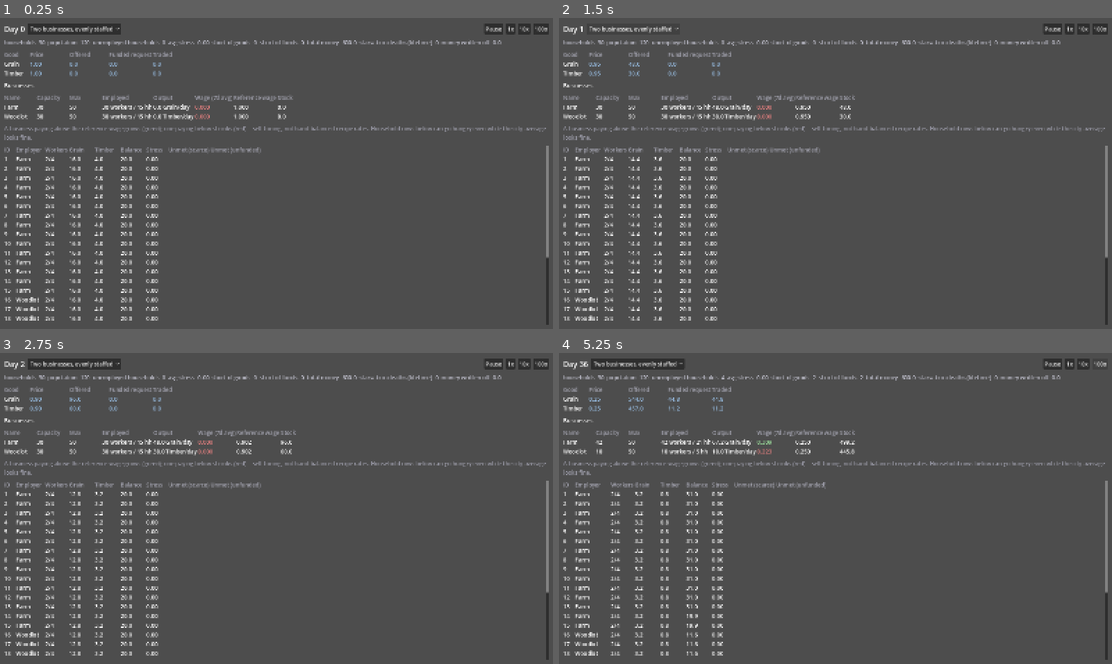
Above: before the commit, frames 1-4 (two rows, left to right).
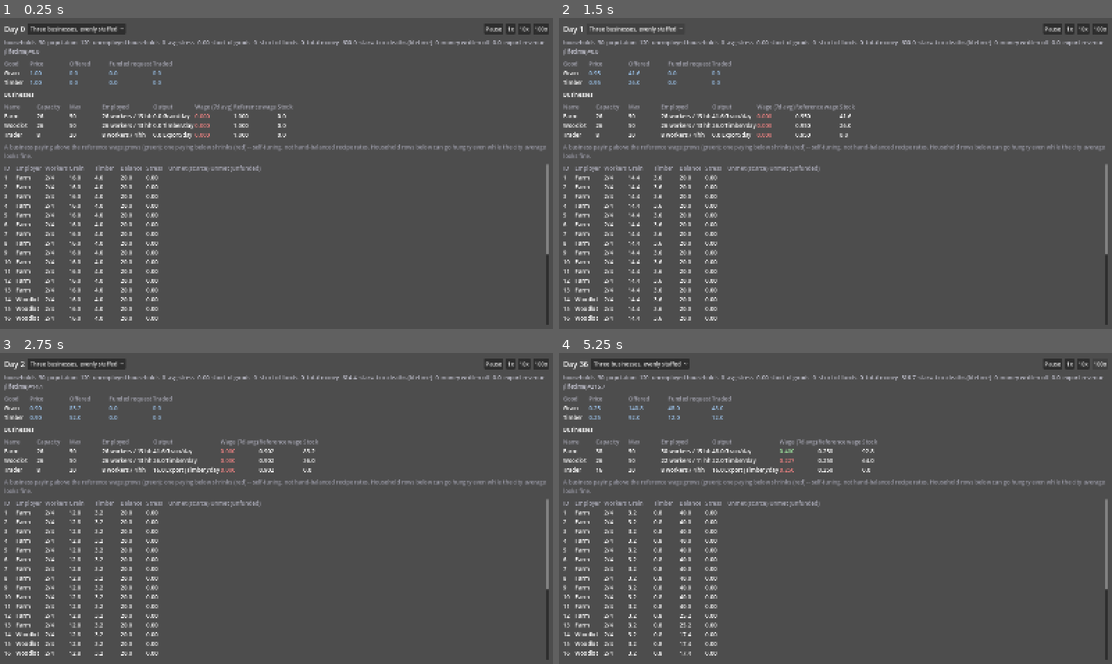
Above: after the commit, the same moments.

Repository: forsman5/sitka
Game: Godot game, scene res://scenes/sim/he_dashboard.tscn
Same seed, same stepped clock (60 frames per second), same inputs: the game is played once before the commit and once after it. This scene is started directly instead of the project's main scene.
Inputs (mouse positions are in pixels of both pictures, inside the frame that each line leads up to):
- Up to frame 1 (0.25 s): no input
- Up to frame 2 (1.5 s): click (630, 30) at 0.5 s, where only the run before the commit has a clickable "Two businesses, evenly staffed"; click (636, 30) at 1.25 s, where only the run after the commit has a clickable "Three businesses, evenly staf…"
- Up to frame 3 (2.75 s): tap Enter at 2 s; move the mouse to (398, 492) at 2.02 s; hold Right (ui_right) from 2.03 s (still down); hold Alt from 2.03 s (still down); click (398, 492) at 2.17 s
- Up to frame 4 (5.25 s): release Right (ui_right) at 2.75 s; release Alt at 2.75 s; click "1x" at 2.75 s; click "10x" at 3.5 s; click (641, 365) at 4.25 s, where only the run after the commit has a clickable "Three businesses, evenly staf…"; click "100x" at 5 s

The runs differ from the first frame. In frame 1, 5.8% of the frame differs, in the area x 0-100%, y 1-98%; in frame 2, 5.9%; in frame 3, 6.1%; in frame 4, 7.6%.

Commit message:
WIP: Add Trader as a third H1 household-economy workplace
Committed locally so origin/master can be merged in cleanly; still
pending in-engine verification before this lands on master. See prior
conversation turn for full design rationale.

Co-Authored-By: Claude Sonnet 5 <noreply@anthropic.com>

Diff:
--- a/scripts/sim/harness/run_household_economy.gd
+++ b/scripts/sim/harness/run_household_economy.gd
@@ -34,8 +34,8 @@
 
 func _check_determinism() -> void:
 	print("\n=== Determinism ===")
-	var a := _new_sim("build_two_business_economy")
-	var b := _new_sim("build_two_business_economy")
+	var a := _new_sim("build_three_business_economy")
+	var b := _new_sim("build_three_business_economy")
 	a.advance_ticks(120)
 	b.advance_ticks(120)
 	var mismatch := false
@@ -48,16 +48,18 @@
 	if not mismatch:
 		print("  two same-seed 120-day runs produced identical household, business, and city summaries")
 
-## Goods and money reconcile as opening + produced - consumed (goods) /
-## opening - written_off (money), across BOTH households and businesses;
-## wages and market trades are transfers that net to zero; nothing goes
-## negative. A starvation death is the one place value legitimately leaves
-## the closed system, and it's explicitly logged (money_written_off/
-## goods_written_off) rather than just silently not adding up -- so the
-## reconciliation formula accounts for it instead of ignoring it.
+## Goods and money reconcile as opening + produced - consumed - exported
+## (goods) / opening - written_off + export_revenue (money), across BOTH
+## households and businesses; wages and market trades are transfers that
+## net to zero; nothing goes negative. A starvation death is the one place
+## value legitimately leaves the closed system, and the Trader's exports
+## are the one place NEW money legitimately enters it (see
+## he_simulation.gd's _export_revenue_total doc comment) -- both are
+## explicitly logged rather than just silently not adding up, so the
+## reconciliation formula accounts for them instead of ignoring them.
 func _check_conservation() -> void:
-	print("\n=== Conservation: goods and money reconcile (write-offs accounted), nothing negative ===")
-	var sim := _new_sim("build_two_business_economy")
+	print("\n=== Conservation: goods and money reconcile (write-offs/exports accounted), nothing negative ===")
+	var sim := _new_sim("build_three_business_economy")
 	sim.advance_ticks(365)
 	var history := sim.get_daily_history(365)
 
@@ -69,11 +71,12 @@
 			var opening: float = record["opening_stock"][name]
 			var produced: float = record["produced"].get(name, 0.0)
 			var consumed: float = record["consumed"].get(name, 0.0)
+			var exported: float = (record["exported"] as Dictionary).get(name, 0.0)
 			var written_off: float = (record["goods_written_off"] as Dictionary).get(c, 0.0)
 			var closing: float = record["closing_stock"][name]
-			var expected: float = opening + produced - consumed - written_off
+			var expected: float = opening + produced - consumed - exported - written_off
 			worst_stock_gap = max(worst_stock_gap, abs(closing - expected))
-		var expected_money: float = record["opening_money"] - float(record["money_written_off"])
+		var expected_money: float = record["opening_money"] - float(record["money_written_off"]) + float(record["export_revenue"])
 		worst_money_gap = max(worst_money_gap, abs(record["closing_money"] - expected_money))
 
 	print("  worst stock reconciliation gap over 365 days: %.4f" % worst_stock_gap)
--- a/scripts/sim/household_economy/data/he_scenario_seeds.gd
+++ b/scripts/sim/household_economy/data/he_scenario_seeds.gd
@@ -1,9 +1,9 @@
 class_name HEScenarioSeeds
 extends RefCounted
 
-## Authored H1 test worlds: one settlement, two city-owned businesses
-## (Farm, Woodlot), and a population of pure-labor households. Each returns
-## {settlement, households, businesses} so HESimulation.new(seed,
+## Authored H1 test worlds: one settlement, three city-owned businesses
+## (Farm, Woodlot, Trader), and a population of pure-labor households. Each
+## returns {settlement, households, businesses} so HESimulation.new(seed,
 ## Callable(HEScenarioSeeds, "...")) can run it directly.
 
 const Commodity = preload("res://scripts/sim/records/commodity.gd")
@@ -20,10 +20,15 @@
 
 const FARM_BUSINESS_ID := 1
 const WOODLOT_BUSINESS_ID := 2
+const TRADER_BUSINESS_ID := 3
 
 const HOUSEHOLD_COUNT := 30
 const FARM_MAX_CAPACITY := 50
 const WOODLOT_MAX_CAPACITY := 50
+## Smaller ceiling than the production businesses -- the Trader is meant to
+## stay a release valve for surplus, not grow into the settlement's
+## dominant employer.
+const TRADER_MAX_CAPACITY := 20
 
 const STARTING_BALANCE := 20.0
 ## A short cushion, not a permanent living -- these scenarios exist to
@@ -38,18 +43,21 @@
 static func _woodlot_recipe() -> Recipe:
 	return Recipe.new("woodlot", {}, {Commodity.Type.TIMBER: 1.0})
 
-## `farm_capacity`/`woodlot_capacity` are both the business's STARTING
-## capacity and how many workers are actually assigned there on day one
-## (they should sum to HOUSEHOLD_COUNT * WORKER_CAPACITY so nobody starts
-## unemployed by construction, unless a scenario deliberately wants that).
-static func _build_world(farm_capacity: int, woodlot_capacity: int) -> Dictionary:
+## `farm_capacity`/`woodlot_capacity`/`trader_capacity` are each business's
+## STARTING capacity and how many workers are actually assigned there on
+## day one (they should sum to HOUSEHOLD_COUNT * WORKER_CAPACITY so nobody
+## starts unemployed by construction, unless a scenario deliberately wants
+## that).
+static func _build_world(farm_capacity: int, woodlot_capacity: int, trader_capacity: int) -> Dictionary:
 	var settlement := HESettlement.new(SETTLEMENT_ID, "Testholm")
 	var businesses: Dictionary[int, HEBusiness] = {
 		FARM_BUSINESS_ID: HEBusiness.new(FARM_BUSINESS_ID, "Farm", _farm_recipe(), FARM_MAX_CAPACITY, farm_capacity),
 		WOODLOT_BUSINESS_ID: HEBusiness.new(WOODLOT_BUSINESS_ID, "Woodlot", _woodlot_recipe(), WOODLOT_MAX_CAPACITY, woodlot_capacity),
+		TRADER_BUSINESS_ID: HEBusiness.new(TRADER_BUSINESS_ID, "Trader", null, TRADER_MAX_CAPACITY, trader_capacity, HEBusiness.Kind.TRADER),
 	}
 	settlement.business_ids.append(FARM_BUSINESS_ID)
 	settlement.business_ids.append(WOODLOT_BUSINESS_ID)
+	settlement.business_ids.append(TRADER_BUSINESS_ID)
 
 	var grain_buffer := HOUSEHOLD_SIZE * HESimulation.GRAIN_PER_PERSON_PER_DAY * STARTING_BUFFER_DAYS
 	var timber_buffer := HOUSEHOLD_SIZE * HESimulation.FUEL_TIMBER_PER_PERSON_PER_DAY * STARTING_BUFFER_DAYS
@@ -57,6 +65,7 @@
 	var households: Dictionary[int, HEHousehold] = {}
 	var farm_workers_assigned := 0
 	var woodlot_workers_assigned := 0
+	var trader_workers_assigned := 0
 	for i in HOUSEHOLD_COUNT:
 		var household_id := i + 1
 		var household := HEHousehold.new(household_id, WORKER_CAPACITY, DEPENDENTS, STARTING_BALANCE)
@@ -69,7 +78,10 @@
 		elif woodlot_workers_assigned < woodlot_capacity:
 			household.employer_business_id = WOODLOT_BUSINESS_ID
 			woodlot_workers_assigned += WORKER_CAPACITY
-		# else: stays unemployed (-1) -- only happens if the two capacities
+		elif trader_workers_assigned < trader_capacity:
+			household.employer_business_id = TRADER_BUSINESS_ID
+			trader_workers_assigned += WORKER_CAPACITY
+		# else: stays unemployed (-1) -- only happens if the three capacities
 		# don't cover the whole population, which a scenario may want.
 
 		households[household_id] = household
@@ -78,18 +90,28 @@
 	return {"settlement": settlement, "households": households, "businesses": businesses}
 
 ## Evenly staffed on day one -- HOUSEHOLD_COUNT*WORKER_CAPACITY workers split
-## 50/50 between Farm and Woodlot. With the recipe rates above, Woodlot's
-## output is structurally oversupplied relative to Farm-household fuel
-## demand, so its wage should fall below the reference wage and its
-## capacity should contract over time, while Farm's grows -- the "let it
-## tune itself" scenario, rather than hand-balancing the recipe rates.
-static func build_two_business_economy(_rng: RandomNumberGenerator) -> Dictionary:
-	var half := (HOUSEHOLD_COUNT / 2) * WORKER_CAPACITY
-	return _build_world(half, half)
+## with a small slice going to the Trader and the rest split 50/50 between
+## Farm and Woodlot. With the recipe rates above, Woodlot's output is
+## structurally oversupplied relative to Farm-household fuel demand, so its
+## wage should fall below the reference wage and its capacity should
+## contract over time, while Farm's grows -- the "let it tune itself"
+## scenario, rather than hand-balancing the recipe rates. The Trader takes
+## some of the edge off that divergence (it exports Woodlot's surplus
+## timber for a bit of extra revenue) without erasing it, since it only
+## ever touches stock above a comfortable reserve.
+static func build_three_business_economy(_rng: RandomNumberGenerator) -> Dictionary:
+	var trader := 8
+	var remainder := HOUSEHOLD_COUNT * WORKER_CAPACITY - trader
+	var half := (remainder / WORKER_CAPACITY / 2) * WORKER_CAPACITY
+	return _build_world(half, remainder - half, trader)
 
 ## Deliberately mis-staffed the OTHER way on day one -- Woodlot overstaffed,
 ## Farm understaffed -- to make the self-correction visible fast rather
-## than waiting for the balanced scenario's slower drift.
+## than waiting for the balanced scenario's slower drift. The Trader starts
+## with a smaller slice still, since it's a release valve, not a primary
+## employer.
 static func build_lopsided_start(_rng: RandomNumberGenerator) -> Dictionary:
-	var total := HOUSEHOLD_COUNT * WORKER_CAPACITY
-	return _build_world(int(total * 0.2), int(total * 0.8))
+	var trader := 6
+	var remainder := HOUSEHOLD_COUNT * WORKER_CAPACITY - trader
+	var farm := int(remainder * 0.2)
+	return _build_world(farm, remainder - farm, trader)
--- a/scripts/sim/household_economy/he_dashboard.gd
+++ b/scripts/sim/household_economy/he_dashboard.gd
@@ -15,8 +15,8 @@
 const SECONDS_PER_DAY_AT_1X := 1.0
 
 const SCENARIOS := [
-	{"label": "Two businesses, evenly staffed", "builder": "build_two_business_economy"},
-	{"label": "Two businesses, lopsided start", "builder": "build_lopsided_start"},
+	{"label": "Three businesses, evenly staffed", "builder": "build_three_business_economy"},
+	{"label": "Three businesses, lopsided start", "builder": "build_lopsided_start"},
 ]
 
 var _simulation: HESimulation
@@ -251,10 +251,10 @@
 	_day_label.text = "Day %d" % clock["day"]
 
 	var city := _simulation.get_city_summary()
-	_city_stats_label.text = "households=%d  population=%d  unemployed households=%d  avg stress=%.2f  short of goods=%d  short of funds=%d  total money=%.1f  starvation deaths (lifetime)=%d  money written off=%.1f" % [
+	_city_stats_label.text = "households=%d  population=%d  unemployed households=%d  avg stress=%.2f  short of goods=%d  short of funds=%d  total money=%.1f  starvation deaths (lifetime)=%d  money written off=%.1f  export revenue (lifetime)=%.1f" % [
 		city["household_count"], city["population"], city["unemployed_household_count"], city["avg_food_stress"],
 		city["households_short_of_goods"], city["households_short_of_funds"], city["total_money"],
-		city["starvation_deaths_total"], city["money_written_off_total"]]
+		city["starvation_deaths_total"], city["money_written_off_total"], city["export_revenue_total"]]
 
 	var market := _simulation.get_market_summary()
 	for commodity_name in _market_labels.keys():
--- a/scripts/sim/household_economy/he_simulation.gd
+++ b/scripts/sim/household_economy/he_simulation.gd
@@ -3,9 +3,9 @@
 
 ## H1, labor-market cut: deterministic, tick-based household economy inside
 ## one settlement. Opt-in and separate from Simulation (scripts/sim/
-## simulation.gd)'s pooled valley model. Businesses (Farm, Woodlot -- see
-## he_business.gd) are city-owned productive sites that hire households as
-## labor, produce, sell on the market, and pay wages; households own no
+## simulation.gd)'s pooled valley model. Businesses (Farm, Woodlot, and the
+## Trader -- see he_business.gd) are city-owned productive sites that hire
+## households as labor, sell on the market, and pay wages; households own no
 ## production themselves -- they supply labor, earn wages, and buy grain/
 ## timber to survive. A business's employee-slot count self-tunes weekly:
 ## paying above the going subsistence-equivalent wage lets it grow, paying
@@ -54,6 +54,23 @@
 const MIGRATION_PRESSURE_EVAL_INTERVAL_DAYS := 7
 const STARVATION_EVAL_INTERVAL_DAYS := 30 # matches Simulation's cadence choice
 
+## Trade: a third workplace kind (see he_business.gd's HEBusiness.Kind.
+## TRADER) standing in for the pooled model's Workplace.Kind.TRADE_CENTER
+## (see simulation.gd's _run_trade), adapted to a single settlement with no
+## neighbor to ship to. It buys ONLY the stock a PRODUCTION business is
+## holding above a comfortable reserve (TRADER_RESERVE_BUFFER_DAYS worth of
+## the settlement's own daily demand) -- never touching what the settlement
+## itself might still need -- and pays a price well below the going market
+## rate (TRADER_BUY_PRICE_FRACTION) so its purchases can never meaningfully
+## move the local price or outbid a household for a good it needs. The gap
+## between what it pays and the market rate is its own margin, which funds
+## its wages and, like Farm/Woodlot, drives its own weekly capacity
+## self-tuning (_evaluate_business_capacity/_reconcile_employment) --
+## nothing trade-specific there.
+const TRADER_RESERVE_BUFFER_DAYS := 3.0 # matches TARGET_BUFFER_DAYS by choice, not necessity
+const TRADER_BUY_PRICE_FRACTION := 0.5 # authored placeholder, not yet tuned
+const TRADER_CAPACITY_PER_WORKER := 2.0 # authored placeholder, not yet tuned
+
 ## Weekly self-tuning: a business earning (rolling-average) more than
 ## WAGE_PROFIT_MARGIN above the going reference wage grows by
 ## CAPACITY_STEP_WORKERS (capped at max_capacity); one earning that much
@@ -80,6 +97,15 @@
 var _starvation_deaths_total := 0
 var _money_written_off_total := 0.0
 var _goods_written_off_total: Dictionary[Commodity.Type, float] = {}
+
+## The one legitimate source of NEW money in this otherwise closed system
+## (mirroring how starvation write-offs are the one legitimate sink): every
+## unit the Trader exports is valued at that day's market price, split
+## between what it pays the seller and its own margin -- see _run_trade.
+## Tracked explicitly, like money_written_off_total, so the accounting
+## stays honest about where money entered rather than silently not adding
+## up.
+var _export_revenue_total := 0.0
 
 var _history: Array[Dictionary] = []
 
@@ -152,24 +178,44 @@
 	var reference_wage := _reference_wage_per_worker()
 	for business_id in ids:
 		var b: HEBusiness = businesses[business_id]
-		var output_commodity := b.output_commodity()
-		out.append({
+		var report := {
 			"business_id": b.id,
 			"name": b.name,
-			"recipe_id": b.recipe.id,
-			"output_commodity": Commodity.name_of(output_commodity),
+			"kind": "trader" if b.kind == HEBusiness.Kind.TRADER else "production",
 			"capacity": b.capacity,
 			"max_capacity": b.max_capacity,
 			"employed_workers": _business_employed_worker_count(business_id),
 			"employed_household_count": _business_employed_household_count(business_id),
-			"stock": b.stock(output_commodity),
 			"balance": b.balance,
 			"last_actual_units": b.last_actual_units,
 			"last_wage_per_worker": b.last_wage_per_worker,
 			"rolling_average_wage": b.rolling_average_wage(),
 			"reference_wage_per_worker": reference_wage,
-		})
+		}
+		if b.kind == HEBusiness.Kind.TRADER:
+			report["recipe_id"] = "trade"
+			report["output_commodity"] = _trade_summary(b)
+			report["stock"] = 0.0 # exports convert straight to money; the Trader never holds inventory
+		else:
+			var output_commodity := b.output_commodity()
+			report["recipe_id"] = b.recipe.id
+			report["output_commodity"] = Commodity.name_of(output_commodity)
+			report["stock"] = b.stock(output_commodity)
+		out.append(report)
 	return out
+
+## "Export (Grain, Timber)" -- whichever commodities the Trader actually
+## moved today, sorted for determinism (see run_household_economy.gd's
+## same-seed determinism check, which compares whole report dictionaries).
+func _trade_summary(b: HEBusiness) -> String:
+	if b.last_exported.is_empty():
+		return "Export"
+	var commodity_ids := b.last_exported.keys()
+	commodity_ids.sort()
+	var names: Array[String] = []
+	for c in commodity_ids:
+		names.append(Commodity.name_of(c))
+	return "Export (%s)" % ", ".join(names)
 
 func get_market_summary() -> Dictionary:
 	var out := {}
@@ -217,6 +263,7 @@
 		"households_short_of_funds": households_short_of_funds,
 		"starvation_deaths_total": _starvation_deaths_total,
 		"money_written_off_total": _money_written_off_total,
+		"export_revenue_total": _export_revenue_total,
 		"market": get_market_summary(),
 	}
 
@@ -242,6 +289,7 @@
 	_pay_wages(record)
 	_run_production(record)
 	_run_market(record)
+	_run_trade(record)
 	_run_consumption(record)
 	if (day + 1) % MIGRATION_PRESSURE_EVAL_INTERVAL_DAYS == 0:
 		_evaluate_migration_pressure()
@@ -270,6 +318,8 @@
 		"unmet_scarcity": {},
 		"unmet_unaffordable": {},
 		"traded_quantity": {},
+		"exported": {},
+		"export_revenue": 0.0,
 		"wages_paid": {},
 		"starvation_deaths": 0,
 		"money_written_off": 0.0,
@@ -311,12 +361,16 @@
 		b.balance -= total_paid
 		record["wages_paid"][business_id] = total_paid
 
-## Each business produces its one recipe output using however many workers
-## it currently has (derived live from household employer_business_id, not
-## cached) -- no input constraints in H1's two recipes, so planned==actual.
+## Each PRODUCTION business produces its one recipe output using however
+## many workers it currently has (derived live from household
+## employer_business_id, not cached) -- no input constraints in H1's two
+## recipes, so planned==actual. The Trader has no recipe; see _run_trade
+## for what it does instead.
 func _run_production(record: Dictionary) -> void:
 	for business_id in businesses.keys():
 		var b: HEBusiness = businesses[business_id]
+		if b.kind != HEBusiness.Kind.PRODUCTION:
+			continue
 		var employed := _business_employed_worker_count(business_id)
 		var output_commodity := b.output_commodity()
 		var rate: float = b.recipe.outputs[output_commodity]
@@ -582,15 +636,93 @@
 		new_price = current * (1.0 - PRICE_ADJUST_STEP)
 	market.price[commodity] = clamp(new_price, base * PRICE_MULTIPLIER_MIN, base * PRICE_MULTIPLIER_MAX)
 
+## Runs after _run_market, so a Trader only ever sees stock local
+## households already had first crack at buying that same day -- it never
+## competes with a household for a good it needs, by construction. Each
+## Kind.TRADER business independently draws down every PRODUCTION
+## business's surplus above its reserve for BOTH subsistence commodities,
+## capped by the trader's own labor-derived handling capacity, and pays a
+## deliberately low price (TRADER_BUY_PRICE_FRACTION of the going market
+## rate) for what it takes -- see the constants' doc comment above for why.
+func _run_trade(record: Dictionary) -> void:
+	var trader_ids: Array[int] = []
+	for business_id in businesses.keys():
+		if (businesses[business_id] as HEBusiness).kind == HEBusiness.Kind.TRADER:
+			trader_ids.append(business_id)
+	trader_ids.sort()
+
+	for trader_id in trader_ids:
+		var trader: HEBusiness = businesses[trader_id]
+		trader.last_exported = {}
+		var capacity_limit: float = float(_business_employed_worker_count(trader_id)) * TRADER_CAPACITY_PER_WORKER
+		var remaining_capacity := capacity_limit
+		var trader_margin_today := 0.0
+		var total_exported := 0.0
+
+		for commodity in SUBSISTENCE_COMMODITIES:
+			if remaining_capacity <= 0.0001:
+				break
+			var seller := _business_selling(commodity)
+			if seller == null:
+				continue
+			var reserve: float = _settlement_daily_demand(commodity) * TRADER_RESERVE_BUFFER_DAYS
+			var surplus: float = max(0.0, seller.stock(commodity) - reserve)
+			var quantity: float = min(surplus, remaining_capacity)
+			if quantity <= 0.0001:
+				continue
+
+			var local_price: float = market.price[commodity]
+			var pay_price: float = local_price * TRADER_BUY_PRICE_FRACTION
+			seller.consume(commodity, quantity)
+			# Adds to whatever seller.last_revenue the local market clearing
+			# already set this same tick -- tomorrow's wage for THIS
+			# business is funded by local sales AND trade together, exactly
+			# like a real producer benefiting from export demand on top of
+			# domestic demand.
+			seller.balance += quantity * pay_price
+			seller.last_revenue += quantity * pay_price
+
+			var margin: float = quantity * (local_price - pay_price)
+			trader.balance += margin
+			trader_margin_today += margin
+			total_exported += quantity
+			remaining_capacity -= quantity
+
+			trader.last_exported[commodity] = quantity
+			var name := Commodity.name_of(commodity)
+			record["exported"][name] = record["exported"].get(name, 0.0) + quantity
+			# New money entering the closed system, valued at market price
+			# -- see _export_revenue_total's doc comment.
+			var revenue: float = quantity * local_price
+			record["export_revenue"] += revenue
+			_export_revenue_total += revenue
+
+		trader.last_revenue = trader_margin_today
+		trader.last_planned_units = capacity_limit
+		trader.last_actual_units = total_exported
+
 func _accumulate(dict: Dictionary, key, amount: float) -> void:
 	dict[key] = dict.get(key, 0.0) + amount
 
 func _business_selling(commodity: Commodity.Type) -> HEBusiness:
 	for business_id in businesses.keys():
 		var b: HEBusiness = businesses[business_id]
+		if b.kind != HEBusiness.Kind.PRODUCTION:
+			continue
 		if b.output_commodity() == commodity:
 			return b
 	return null
+
+## Total daily need for `commodity` across every household right now -- the
+## basis for the Trader's reserve (TRADER_RESERVE_BUFFER_DAYS worth of
+## this), so the reserve tracks the settlement's actual size/composition
+## rather than being a fixed number that a shrinking or growing population
+## would drift away from.
+func _settlement_daily_demand(commodity: Commodity.Type) -> float:
+	var total := 0.0
+	for household_id in households.keys():
+		total += _daily_need(households[household_id] as HEHousehold, commodity)
+	return total
 
 func _business_employed_worker_count(business_id: int) -> int:
 	var total := 0
--- a/scripts/sim/household_economy/records/he_business.gd
+++ b/scripts/sim/household_economy/records/he_business.gd
@@ -12,15 +12,25 @@
 ## he_simulation.gd's _evaluate_business_capacity/_reconcile_employment.
 ## `max_capacity` is a hard land/facility ceiling that tuning can never
 ## exceed, mirroring the pooled model's target_labor.
+##
+## Kind.TRADER (the "Trader" business) is the odd one out: it has no
+## recipe and produces nothing. Instead it draws down whichever PRODUCTION
+## business's stock has grown past a comfortable reserve, converting it to
+## money at a deliberately low price -- see he_simulation.gd's _run_trade.
+## Everything else about it (hiring, wages, weekly capacity self-tuning) is
+## identical to a PRODUCTION business.
 
 const Recipe = preload("res://scripts/sim/records/recipe.gd")
 const Commodity = preload("res://scripts/sim/records/commodity.gd")
 
 const WAGE_ROLLING_WINDOW_DAYS := 7
 
+enum Kind { PRODUCTION, TRADER }
+
 var id: int
 var name: String
-var recipe: Recipe
+var kind: Kind
+var recipe: Recipe # null for Kind.TRADER
 var max_capacity: int
 var capacity: int
 
@@ -44,16 +54,23 @@
 var last_output_produced: Dictionary[Commodity.Type, float] = {}
 var last_wage_per_worker: float = 0.0
 
-func _init(p_id: int, p_name: String, p_recipe: Recipe, p_max_capacity: int, p_initial_capacity: int) -> void:
+## Kind.TRADER only: units of each commodity exported today, for reporting
+## -- see he_simulation.gd._run_trade. Always empty for a PRODUCTION
+## business.
+var last_exported: Dictionary[Commodity.Type, float] = {}
+
+func _init(p_id: int, p_name: String, p_recipe: Recipe, p_max_capacity: int, p_initial_capacity: int, p_kind: Kind = Kind.PRODUCTION) -> void:
 	id = p_id
 	name = p_name
 	recipe = p_recipe
 	max_capacity = p_max_capacity
 	capacity = p_initial_capacity
+	kind = p_kind
 
-## H1's businesses each have exactly one recipe output (Farm -> grain,
-## Woodlot -> timber); a business with a multi-output recipe isn't
-## supported by this single-commodity assumption.
+## H1's PRODUCTION businesses each have exactly one recipe output (Farm ->
+## grain, Woodlot -> timber); a business with a multi-output recipe isn't
+## supported by this single-commodity assumption. Never called on a
+## Kind.TRADER business, which has no recipe.
 func output_commodity() -> Commodity.Type:
 	return recipe.outputs.keys()[0]
 
